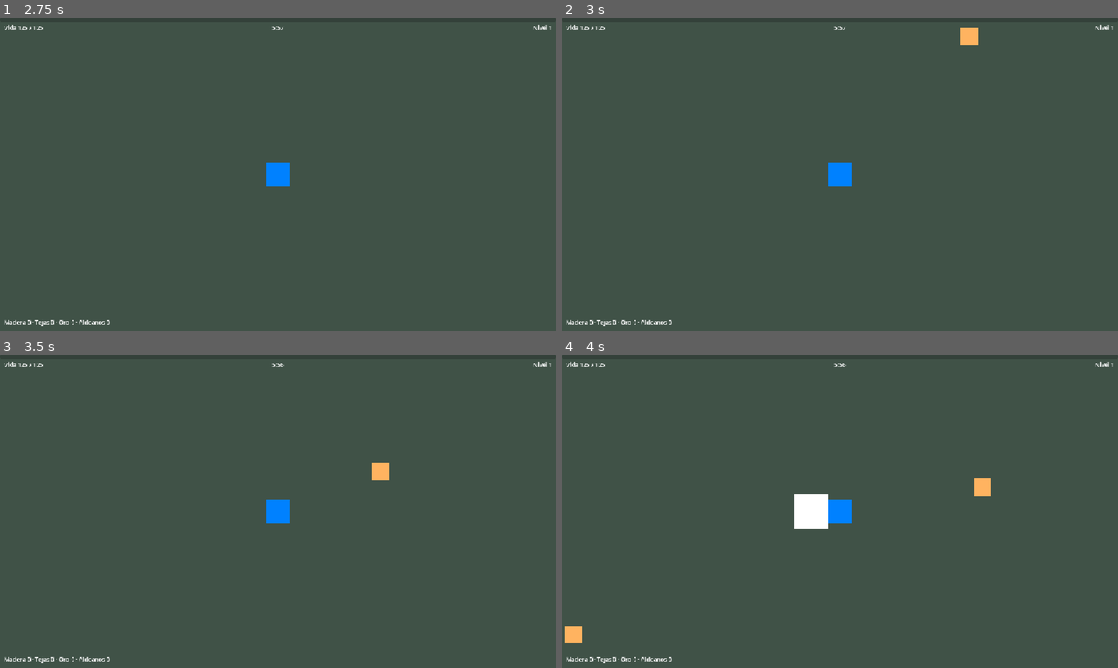
Above: before the commit, frames 1-4 (two rows, left to right).
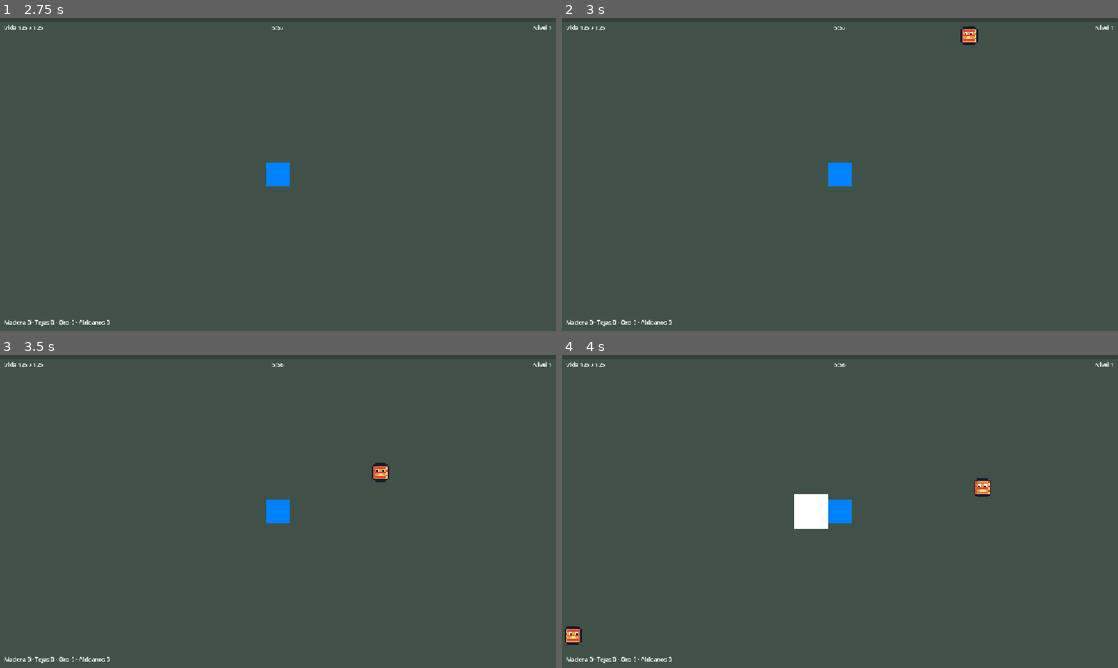
Above: after the commit, the same moments.

Repository: dotrashtrash-png/kintsugi
Game: Godot game, scene res://escenas/run/Run.tscn
Same seed, same stepped clock (60 frames per second), same inputs: the game is played once before the commit and once after it. This scene is started directly instead of the project's main scene.
Inputs (mouse positions are in pixels of both pictures, inside the frame that each line leads up to):
- Up to frame 1 (2.75 s): tap Enter (ui_accept) at 0.5, 0.77, 1.25, 1.52, 2 s; move the mouse to (400, 158) at 0.52 s; hold D (derecha) 0.53-1.28 s; click (400, 158) at 0.67 s; move the mouse to (166, 190) at 1.27 s; hold S (abajo) 1.28-2.03 s; move the mouse to (333, 105) at 2.02 s; hold D (derecha) from 2.03 s (still down)
- Up to frame 2 (3 s): tap Enter (ui_accept) at 2.75 s; move the mouse to (812, 237) at 2.77 s; release D (derecha) at 2.78 s; hold W (arriba) from 2.78 s (still down); click (812, 237) at 2.92 s
- Up to frame 3 (3.5 s): keep holding W (arriba); tap Enter (ui_accept) at 3.02 s
- Up to frame 4 (4 s): move the mouse to (1006, 558) at 3.52 s; release W (arriba) at 3.53 s; hold A (izquierda) from 3.53 s (still down); tap Enter (ui_accept) at 3.77 s

Frame 1 is identical in both runs. In frame 2, 0.2% of the frame differs, in the area x 71-75%, y 2-9%; in frame 3, 0.2%; in frame 4, 0.4%, in the area x 0-78%, y 39-93%.

Commit message:
Corregí el error de decimales en C++ y dejé listos en Godot los dibujos del Chochin y Kasa, el nuevo enemigo Nurikabe y la optimización del mapa para la Web.
Te odio cano

Diff:
--- a/escenas/enemigos/Chochin.tscn
+++ b/escenas/enemigos/Chochin.tscn
@@ -2,6 +2,7 @@
 
 [ext_resource type="Script" uid="uid://bux1jmov0n1xo" path="res://escenas/enemigos/chochin.gd" id="1_vfiqp"]
 [ext_resource type="PackedScene" uid="uid://66bclt7nfesy" path="res://escenas/jugador/golpe.tscn" id="2_aw5jn"]
+[ext_resource type="Texture2D" uid="uid://dmtt187yjenmx" path="res://arte/yokais/chochin.png" id="3_o75se"]
 
 [sub_resource type="CircleShape2D" id="CircleShape2D_m7b3v"]
 radius = 6.0
@@ -13,15 +14,13 @@
 motion_mode = 1
 script = ExtResource("1_vfiqp")
 velocidad = 45.0
+fps = 3.0
 
 [node name="Golpe" parent="." unique_id=1831681398 instance=ExtResource("2_aw5jn")]
 
-[node name="cuadro" type="ColorRect" parent="." unique_id=1316555562]
-offset_left = -6.0
-offset_top = -6.0
-offset_right = 6.0
-offset_bottom = 6.0
-color = Color(1, 0.7019608, 0.3764706, 1)
-
 [node name="CollisionShape2D" type="CollisionShape2D" parent="." unique_id=1931583989]
 shape = SubResource("CircleShape2D_m7b3v")
+
+[node name="Sprite" type="Sprite2D" parent="." unique_id=459177651]
+texture = ExtResource("3_o75se")
+hframes = 2
--- a/escenas/enemigos/KasaObake.tscn
+++ b/escenas/enemigos/KasaObake.tscn
@@ -2,6 +2,7 @@
 
 [ext_resource type="Script" uid="uid://ccwt27lh0x8ck" path="res://escenas/enemigos/kasa_obake.gd" id="1_nil62"]
 [ext_resource type="PackedScene" uid="uid://66bclt7nfesy" path="res://escenas/jugador/golpe.tscn" id="2_ef7r4"]
+[ext_resource type="Texture2D" uid="uid://b8wssqwf550gl" path="res://arte/yokais/kasa.png" id="3_lq8ng"]
 
 [sub_resource type="CircleShape2D" id="CircleShape2D_m7b3v"]
 radius = 6.0
@@ -15,15 +16,13 @@
 velocidad = 140.0
 vida = 5
 dano = 4
+fps = 8.0
 
 [node name="Golpe" parent="." unique_id=1831681398 instance=ExtResource("2_ef7r4")]
 
-[node name="ColorRect" type="ColorRect" parent="." unique_id=977434809]
-offset_left = -6.0
-offset_top = -6.0
-offset_right = 6.0
-offset_bottom = 6.0
-color = Color(0.90653765, 0.5583955, 0.9722362, 1)
-
 [node name="CollisionShape2D" type="CollisionShape2D" parent="." unique_id=2063352502]
 shape = SubResource("CircleShape2D_m7b3v")
+
+[node name="Sprite" type="Sprite2D" parent="." unique_id=1417763921]
+texture = ExtResource("3_lq8ng")
+hframes = 4
--- /dev/null
+++ b/escenas/enemigos/Nurikabe.tscn
@@ -0,0 +1,32 @@
+[gd_scene format=3 uid="uid://xy17twcjdigl"]
+
+[ext_resource type="Script" uid="uid://cohyof7j4c2ws" path="res://escenas/enemigos/nurikabe.gd" id="1_ddx4r"]
+[ext_resource type="PackedScene" uid="uid://66bclt7nfesy" path="res://escenas/jugador/golpe.tscn" id="1_whi3s"]
+[ext_resource type="Texture2D" uid="uid://bxshjtwe8ypds" path="res://arte/yokais/nurikabe.png" id="2_ddx4r"]
+
+[sub_resource type="CircleShape2D" id="CircleShape2D_rk0f8"]
+radius = 13.0
+
+[node name="Nurikabe" type="CharacterBody2D" unique_id=36141279]
+collision_layer = 2
+collision_mask = 0
+motion_mode = 1
+script = ExtResource("1_ddx4r")
+velocidad = 28.0
+vida = 90
+dano = 8
+probabilidad_material = 0.5
+distancia_contacto = 22.0
+fps = 2.0
+voltear = false
+valor_luz = 5
+
+[node name="CollisionShape2D" type="CollisionShape2D" parent="." unique_id=1914081639]
+shape = SubResource("CircleShape2D_rk0f8")
+
+[node name="Golpe" parent="." unique_id=1831681398 instance=ExtResource("1_whi3s")]
+empuje = 1.0
+
+[node name="Sprite2D" type="Sprite2D" parent="." unique_id=183407111]
+texture = ExtResource("2_ddx4r")
+hframes = 2
--- /dev/null
+++ b/escenas/enemigos/nurikabe.gd
@@ -0,0 +1,16 @@
+extends Yokai
+
+# Nurikabe: muro vivo. Lento, con mucha vida, empuja al heroe y suelta oro.
+@export var fuerza_empuje := 220.0
+
+func revisar_contacto(delta: float) -> void:
+	espera_dano -= delta
+	if espera_dano > 0.0:
+		return
+	if global_position.distance_to(heroe.global_position) < distancia_contacto:
+		heroe.recibir_dano(dano)
+		heroe.empujar(global_position.direction_to(heroe.global_position) * fuerza_empuje)
+		espera_dano = PAUSA_DANO
+
+func elegir_material() -> String:
+	return "oro"
--- a/escenas/enemigos/yokai.gd
+++ b/escenas/enemigos/yokai.gd
@@ -6,16 +6,20 @@
 @export var vida := 10
 @export var dano := 5
 @export var probabilidad_material := 0.1 # 0.1 = 1 de cada 10 suelta material
-@export var distancia_contacto := 14.0 # qué tan cerca tiene que estar para pegar
+@export var distancia_contacto := 14.0 # distancia minima para pegar
+@export var fps := 4.0 # cuadros por segundo de la animacion
+@export var voltear := true # voltea el dibujo cuando camina a la izquierda
+@export var valor_luz := 1 # experiencia que suelta al morir
 
 const RUTA_LUZ := "res://escenas/run/Luz.tscn"
 const RUTA_MATERIAL := "res://escenas/run/Material.tscn"
 const RUTA_HUMO := "res://escenas/efectos/Humo.tscn"
-const PAUSA_DANO := 0.5 # pega cada medio segundo mientras toca al héroe, no cada cuadro
+const PAUSA_DANO := 0.5 # pega cada medio segundo mientras toca al heroe
 
 var heroe
 var espera_dano := 0.0
 var muerto := false
+var reloj_anim := 0.0
 
 func _ready() -> void:
 	add_to_group("enemigos")
@@ -26,8 +30,8 @@
 		return
 	mover(delta)
 	revisar_contacto(delta)
+	animar(delta)
 
-# Movimiento normal: ir derecho al héroe. La Kasa reemplaza esta función.
 func mover(_delta: float) -> void:
 	velocity = global_position.direction_to(heroe.global_position) * velocidad
 	move_and_slide()
@@ -40,11 +44,20 @@
 		heroe.recibir_dano(dano)
 		espera_dano = PAUSA_DANO
 
+func animar(delta: float) -> void:
+	if not has_node("Sprite"):
+		return
+	var dibujo: Sprite2D = $Sprite
+	if dibujo.hframes > 1:
+		reloj_anim += delta
+		dibujo.frame = int(reloj_anim * fps) % dibujo.hframes
+	if voltear and absf(velocity.x) > 1.0:
+		dibujo.flip_h = velocity.x < 0.0
+
 func recibir_dano(cantidad: int) -> void:
 	if muerto:
 		return
 	vida -= cantidad
-	# Golpe es el componente de Villa: parpadeo blanco y empujón.
 	if has_node("Golpe"):
 		$Golpe.recibir()
 	if vida <= 0:
@@ -52,7 +65,9 @@
 
 func morir() -> void:
 	muerto = true
-	soltar(RUTA_LUZ)
+	var luz = soltar(RUTA_LUZ)
+	if luz:
+		luz.valor = valor_luz
 	if randf() < probabilidad_material:
 		var mat = soltar(RUTA_MATERIAL)
 		if mat:
@@ -61,17 +76,13 @@
 	Audio.sfx("yokai_muere")
 	queue_free()
 
-# Chōchin y Kasa sueltan madera o tejas. El Nurikabe cambiará esto por oro.
 func elegir_material() -> String:
 	return "madera" if randf() < 0.6 else "tejas"
 
-# Crea una escena (luz, material o humo) donde murió el yokai.
-# Si la escena todavía no existe, no hace nada: así no dependes de que los demás terminen.
 func soltar(ruta: String):
 	if not ResourceLoader.exists(ruta):
 		return null
 	var cosa: Node2D = load(ruta).instantiate()
 	cosa.position = global_position
-	# call_deferred: se agrega al terminar el cuadro (Godot no deja agregar en medio de la física).
 	get_tree().current_scene.add_child.call_deferred(cosa)
 	return cosa
Not shown, added: escenas/enemigos/nurikabe.gd.uid
